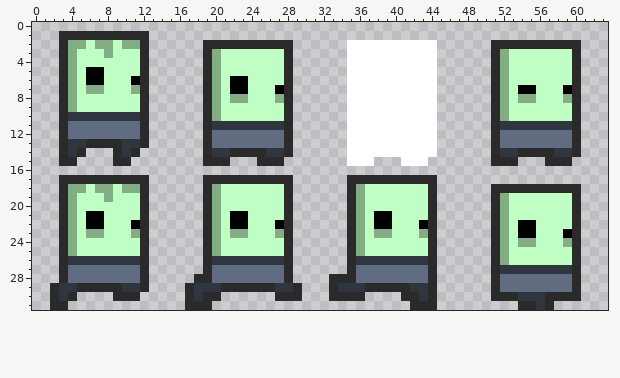
Pixel-art sprite -- assets/sprites/sheets/zombie_v2.png. The picture above was drawn from the file before the commit.
The file is 64x32 pixels.
The result:
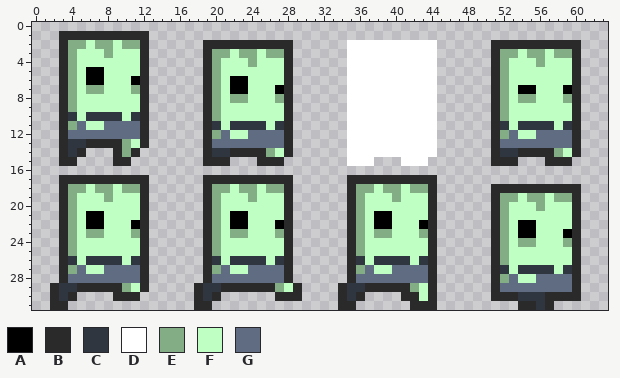
Palette (. is transparent): A #000000  B #2a2a2a  C #303640  D #ffffff  E #82ad85  F #bfffc4  G #606c81
The commit says: zombies, spawn path
Difference:
@@ x 19..61 @@
  2 BBBBBBBBBB......DDDDDDDDDD......BBBBBBBBBB.
- 3 BEFFFFFFFB......DDDDDDDDDD......BEFFFFFFFB.
- 4 BEFFFFFFFB......DDDDDDDDDD......BEFFFFFFFB.
+ 3 BEEFEEFEEB......DDDDDDDDDD......BEEFEEFEEB.
+ 4 BEFFFEFFFB......DDDDDDDDDD......BEFFFEFFFB.
  5 BEFFFFFFFB......DDDDDDDDDD......BEFFFFFFFB.
@@ x 0..63 @@
  9 ...BEFFFFFFFB......BEFFFFFFFB......DDDDDDDDDD......BEFFFFFFFB...
-10 ...BCCCCCCCCB......BEFFFFFFFB......DDDDDDDDDD......BEFFFFFFFB...
-11 ...BGGGGGGGGB......BCCCCCCCCB......DDDDDDDDDD......BCCCCCCCCB...
-12 ...BGGGGGGGGB......BGGGGGGGGB......DDDDDDDDDD......BGGGGGGGGB...
-13 ...BCCBBBBCCB......BGGGGGGGGB......DDDDDDDDDD......BGGGGGGGGB...
-14 ...BCB...BCB.......BCCBBBBCCB......DDDDDDDDDD......BCCBBBBCCB...
+10 ...BCFCCCCFCB......BEFFFFFFFB......DDDDDDDDDD......BEFFFFFFFB...
+11 ...BEGFFGGGGB......BCFCCCCFCB......DDDDDDDDDD......BCFCCCCFCB...
+12 ...BGGGGGGGGB......BEGFFGGGGB......DDDDDDDDDD......BEGFFGGGGB...
+13 ...BCCBBBBEFB......BGGGGGGGGB......DDDDDDDDDD......BGGGGGGGGB...
+14 ...BCB...BEB.......BCCBBBBEFB......DDDDDDDDDD......BCCBBBBEFB...
 15 ...BB....BB........BBB...BBB.......DDD...DDD.......BBB...BBB....
@@ x 19..61 @@
 17 BBBBBBBBBB......BBBBBBBBBB.................
-18 BEFFFFFFFB......BEFFFFFFFB......BBBBBBBBBB.
-19 BEFFFFFFFB......BEFFFFFFFB......BEFFFFFFFB.
-20 BEFFFFFFFB......BEFFFFFFFB......BEFFFFFFFB.
+18 BEEFEEFEEB......BEEFEEFEEB......BBBBBBBBBB.
+19 BEFFFEFFFB......BEFFFEFFFB......BEEFEEFEEB.
+20 BEFFFFFFFB......BEFFFFFFFB......BEFFFEFFFB.
 21 BEFAAFFFFB......BEFAAFFFFB......BEFFFFFFFB.
@@ x 0..63 @@
 25 ...BEFFFFFFFB......BEFFFFFFFB......BEFFFFFFFB......BEFFFFFFFB...
-26 ...BCCCCCCCCB......BCCCCCCCCB......BCCCCCCCCB......BEFFFFFFFB...
-27 ...BGGGGGGGGB......BGGGGGGGGB......BGGGGGGGGB......BCCCCCCCCB...
-28 ...BGGGGGGGGB.....BBGGGGGGGGB....BBBGGGGGGGGB......BGGGGGGGGB...
-29 ..BCCBBBBBCCB....BCCCBBBBBBCCB...BCCCBBBBBCCB......BGGGGGGGGB...
-30 ..BCB....BBB.....BCBB......BBB...BBBB....BBCB......BBBCCCBBBB...
-31 ..BB.............BBB......................BBB.........BBCB......
+26 ...BCFCCCCFCB......BCFCCCCFCB......BCFCCCCFCB......BEFFFFFFFB...
+27 ...BEGFFGGGGB......BEGFFGGGGB......BEGFFGGGGB......BCFCCCCFCB...
+28 ...BGGGGGGGGB......BGGGGGGGGB......BGGGGGGGGB......BEGFFGGGGB...
+29 ..BCCBBBBBEFB.....BCCBBBBBBEFB....BCCBBBBBEFB......BGGGGGGGGB...
+30 ..BCB....BBB......BCB......BBB....BCB....BBFB......BBBCCCBBBB...
+31 ..BB..............BB..............BB......BBB.........BBCB......
